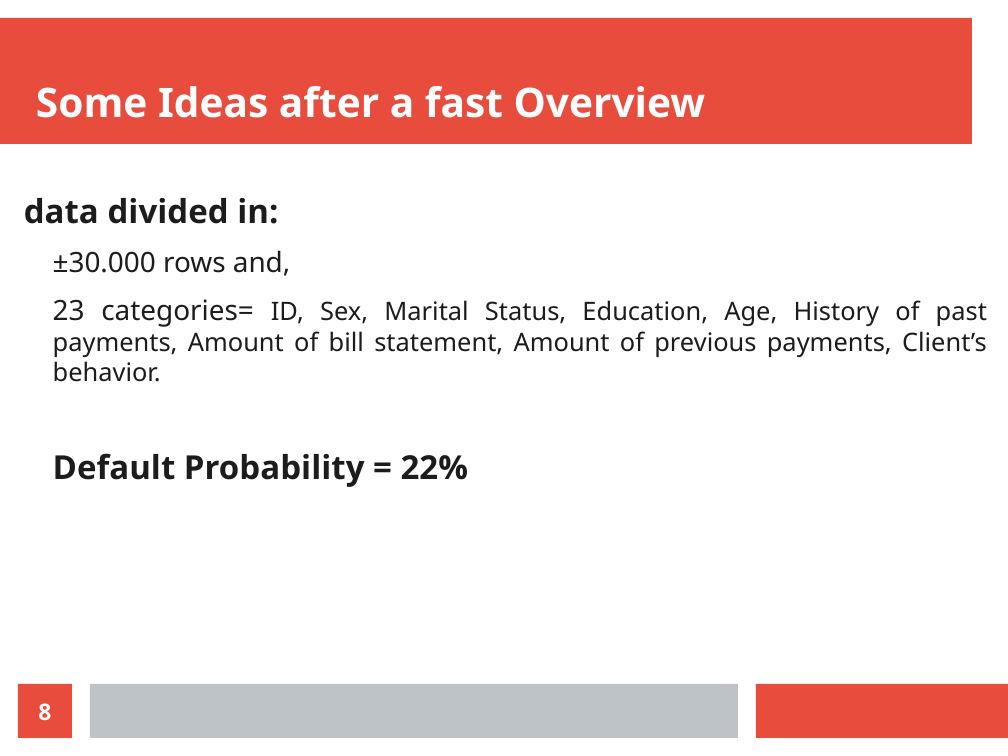
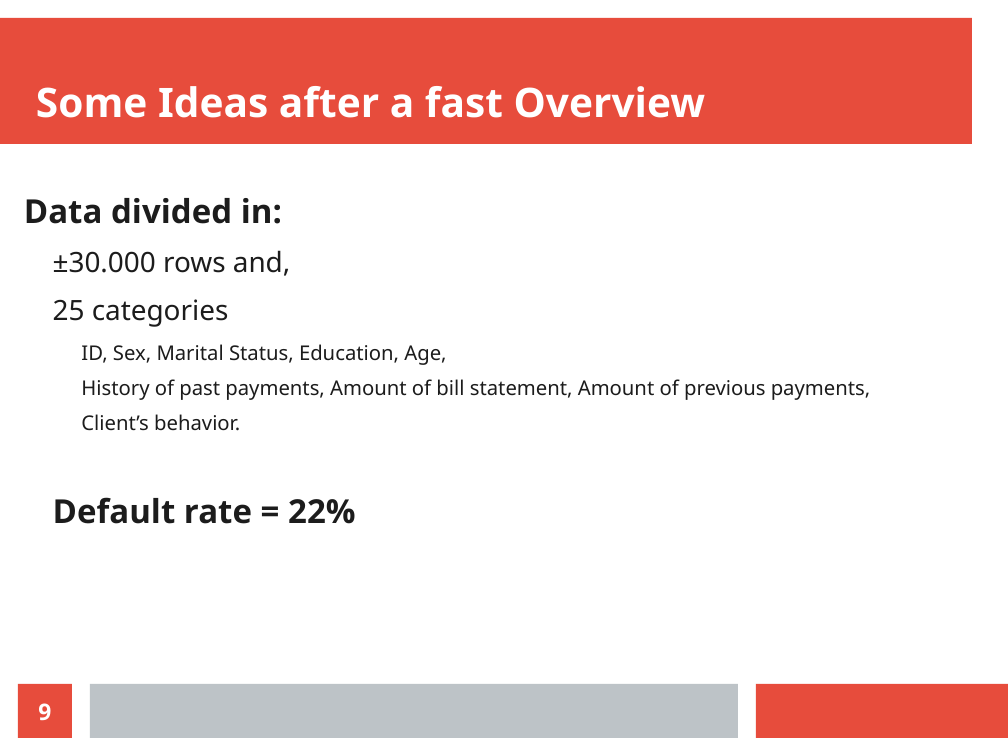
Before and after one commit to alefbenages/CrediOne, a slide deck: slide 9 of Presentation.odp (slide 8 before the commit). Drawn at 1008x756 pixels with LibreOffice and Linux fonts; fonts in the diff are those of the drawing. Boxes give left, top, right and bottom in pixels: in the first picture for what was removed or moved away, otherwise in the second. Text is boxed around its words. In the diff, an @@ line names an element or a change of style, - is before the commit and + after.

```diff
--- a/Presentation.odp
+++ b/Presentation.odp
@@ text at box(24, 198, 282, 224): text changed @@
-data divided in:
+Data divided in:
@@ text at box(53, 299, 870, 524): text changed; size 20 to 16 pt @@
-  23 categories= ID, Sex, Marital Status, Education, Age, History of past payments, Amount of bill statement, Amount of previous payments, Client’s behavior.
-Default Probability = 22%
+  25 categories
+    ID, Sex, Marital Status, Education, Age,
+    History of past payments, Amount of bill statement, Amount of previous payments,
+    Client’s behavior.
+Default rate = 22%
@@ page number at box(38, 703, 51, 721): text changed @@
-8
+9
```
Also in this commit, not shown: 4 other slides changed, 7 slides added, 4 slides removed, 19 other files.
